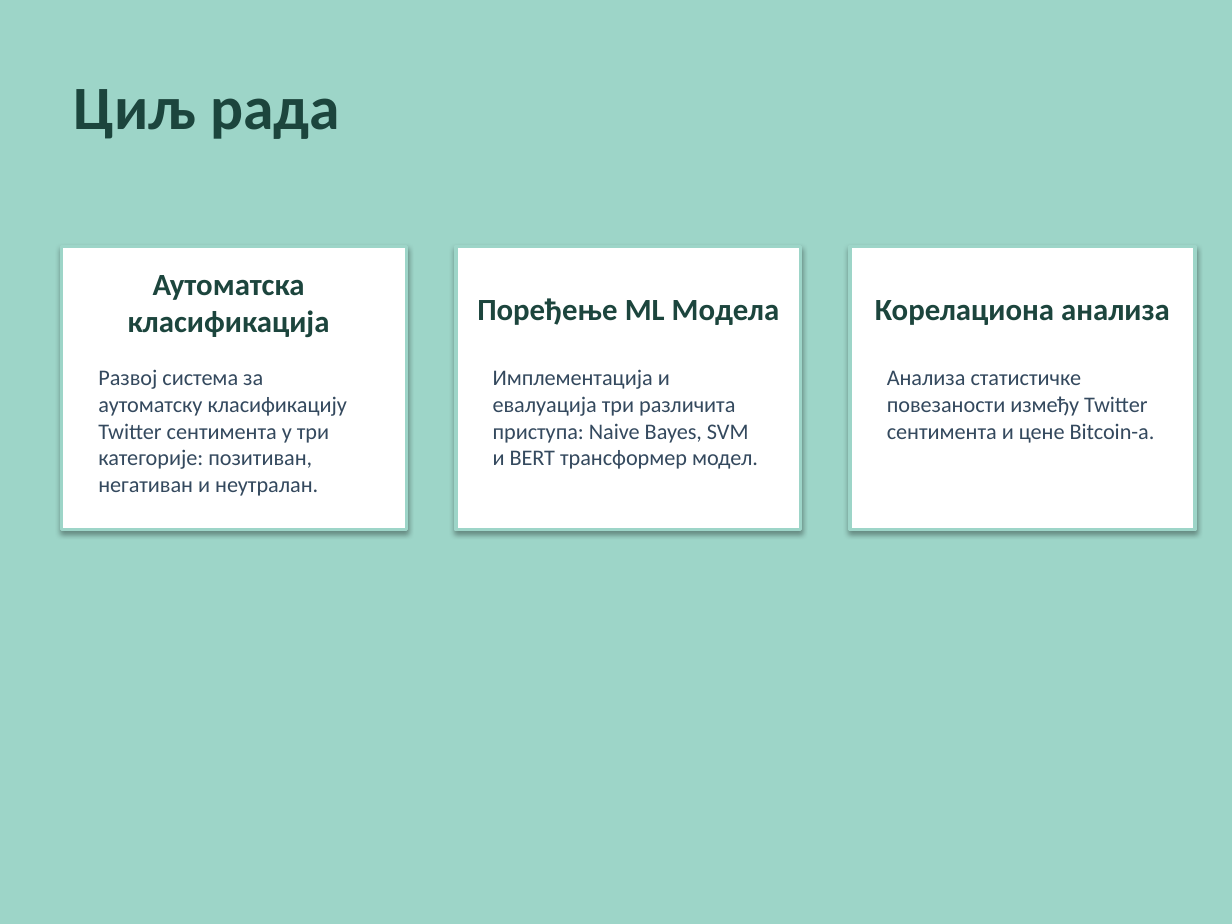
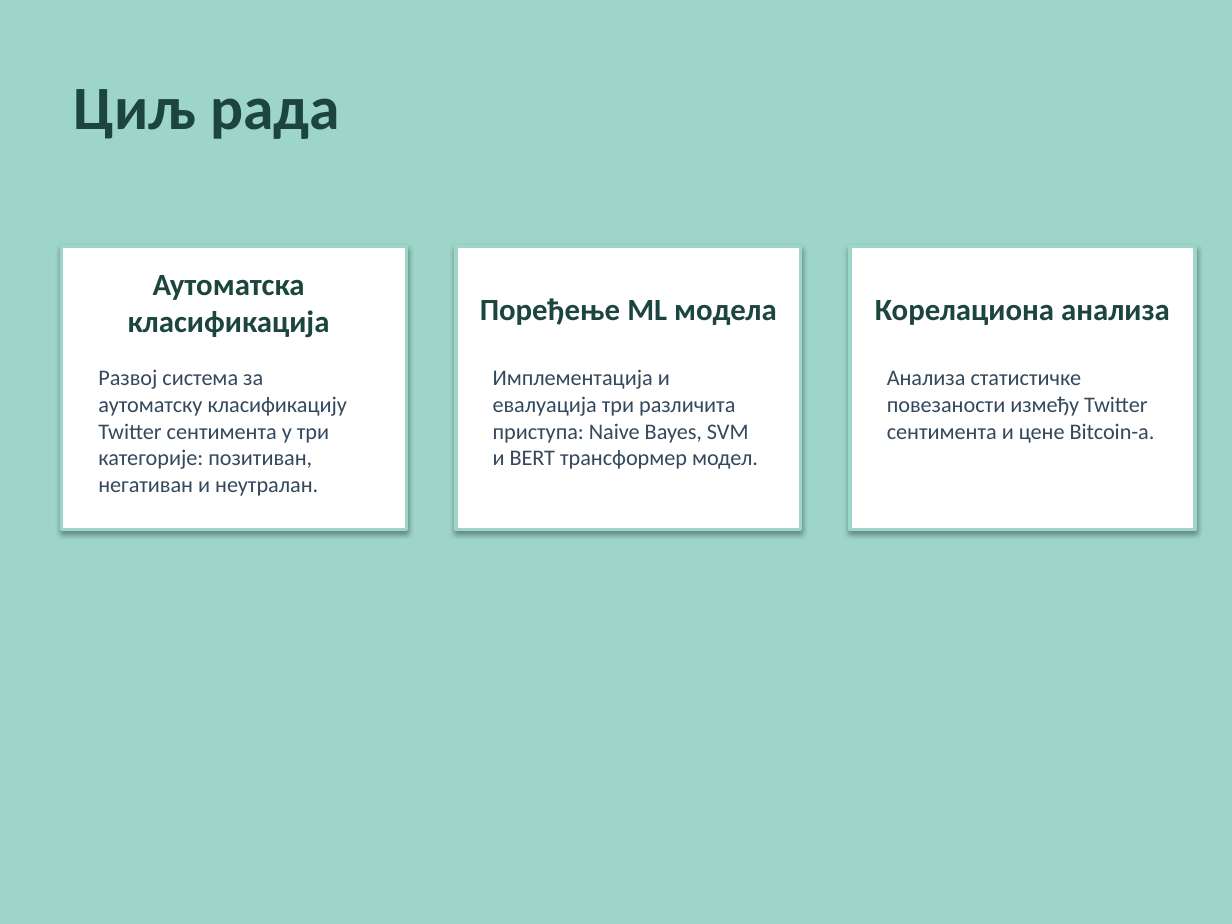
Before and after one commit to borisletic/diplomski, a slide deck: slide 3 of Prezentacija_Diplomski_Boris_Letic_RA_207_2021.pptx. Drawn at 1232x924 pixels with LibreOffice and Linux fonts; fonts in the diff are those of the drawing. Boxes give left, top, right and bottom in pixels: in the first picture for what was removed or moved away, otherwise in the second. Text is boxed around its words. In the diff, an @@ line names an element or a change of style, - is before the commit and + after.

```diff
--- a/Prezentacija_Diplomski_Boris_Letic_RA_207_2021.pptx
+++ b/Prezentacija_Diplomski_Boris_Letic_RA_207_2021.pptx
@@ text at box(480, 298, 777, 325): text changed @@
-Поређење ML Модела
+Поређење ML модела
```
Also in this commit, not shown: 3 other slides changed.
